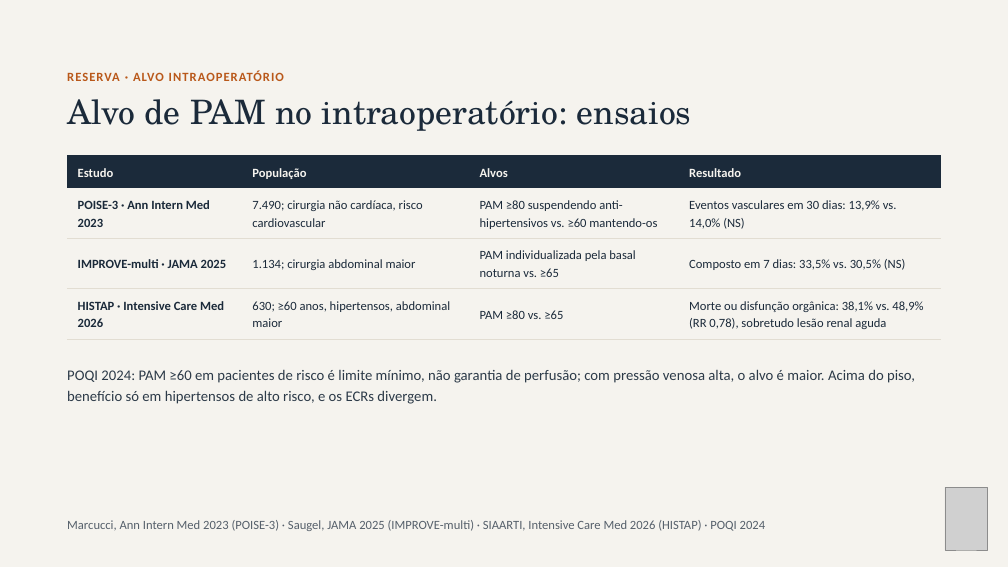
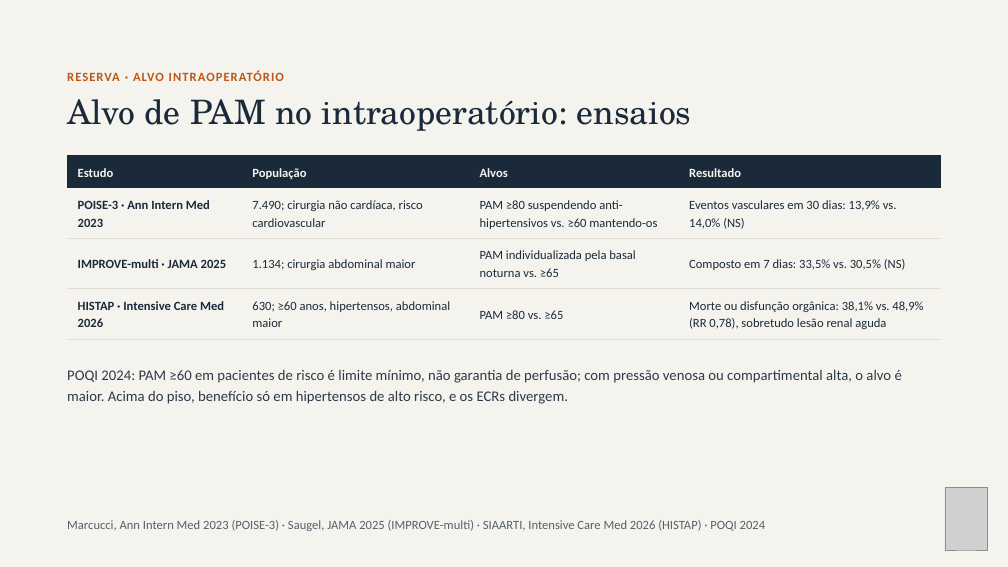
Before and after one commit to brunomoraesdubois-bit/Bruno, a slide deck: slide 28 of apresentacao/Aminas_Vasoativas.pptx (slide 27 before the commit). Drawn at 1008x567 pixels with LibreOffice and Linux fonts; fonts in the diff are those of the drawing; grey boxes stand for pictures. Boxes give left, top, right and bottom in pixels: in the first picture for what was removed or moved away, otherwise in the second. Text is boxed around its words. In the diff, an @@ line names an element or a change of style, - is before the commit and + after.

```diff
--- a/apresentacao/Aminas_Vasoativas.pptx
+++ b/apresentacao/Aminas_Vasoativas.pptx
@@ text at bbox=[67, 369, 902, 404]: text changed @@
-POQI 2024: PAM ≥60 em pacientes de risco é limite mínimo, não garantia de perfusão; com pressão venosa alta, o alvo é maior. Acima do piso, benefício só em hipertensos de alto risco, e os ECRs divergem.
+POQI 2024: PAM ≥60 em pacientes de risco é limite mínimo, não garantia de perfusão; com pressão venosa ou compartimental alta, o alvo é maior. Acima do piso, benefício só em hipertensos de alto risco, e os ECRs divergem.
```
Also in this commit, not shown: 7 other slides changed, 1 slide added, 16 other files.
